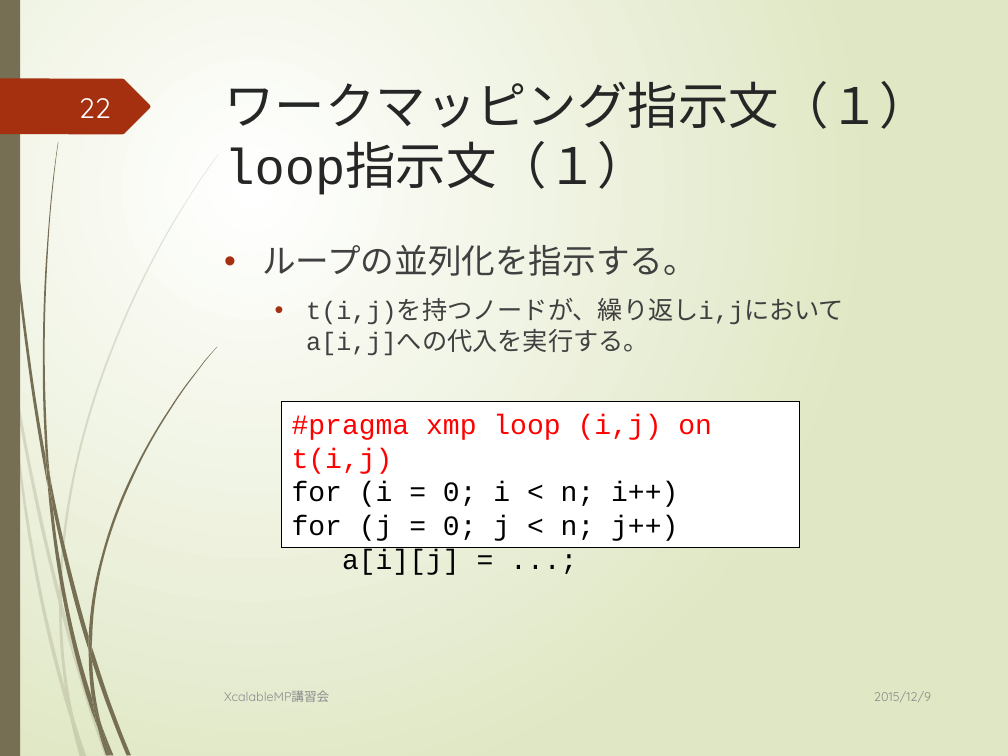
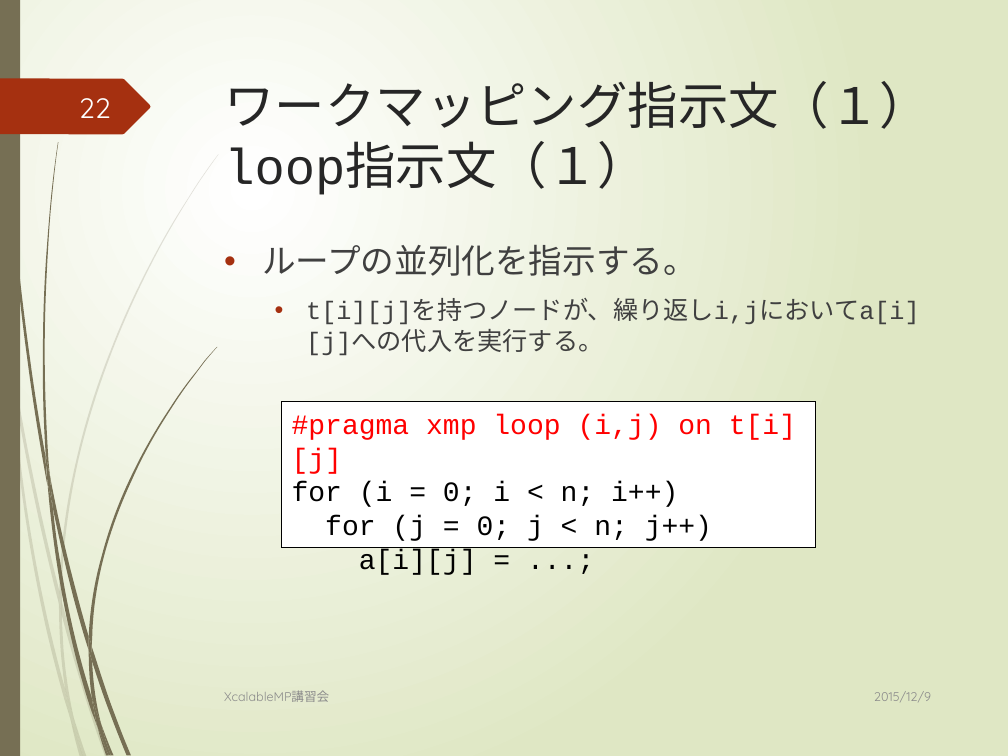
Before and after one commit to XcalableMP/Lecture, a slide deck: slide 22 of beginner/1.overview.pptx. Drawn at 1008x756 pixels with LibreOffice and Linux fonts; fonts in the diff are those of the drawing. Boxes give left, top, right and bottom in pixels: in the first picture for what was removed or moved away, otherwise in the second. Text is boxed around its words. In the diff, an @@ line names an element or a change of style, - is before the commit and + after.

```diff
--- a/beginner/1.overview.pptx
+++ b/beginner/1.overview.pptx
@@ text at [306, 301, 920, 355]: text changed @@
-  • t(i,j)を持つノードが、繰り返しi,jにおいてa[i,j]への代入を実行する。
+  • t[i][j]を持つノードが、繰り返しi,jにおいてa[i][j]への代入を実行する。
@@ rectangle "#pragma xmp loop (i,j) on ...": place and size @@
-rectangle "#pragma xmp loop (i,j) on ..." at [282, 402, 800, 548]
+rectangle "#pragma xmp loop (i,j) on ..." at [282, 402, 815, 548]
@@ text in rectangle at [292, 414, 796, 474]: text changed @@
-#pragma xmp loop (i,j) on t(i,j)
+#pragma xmp loop (i,j) on t[i][j]
```
Also in this commit, not shown: 20 other slides changed, 15 other files.
